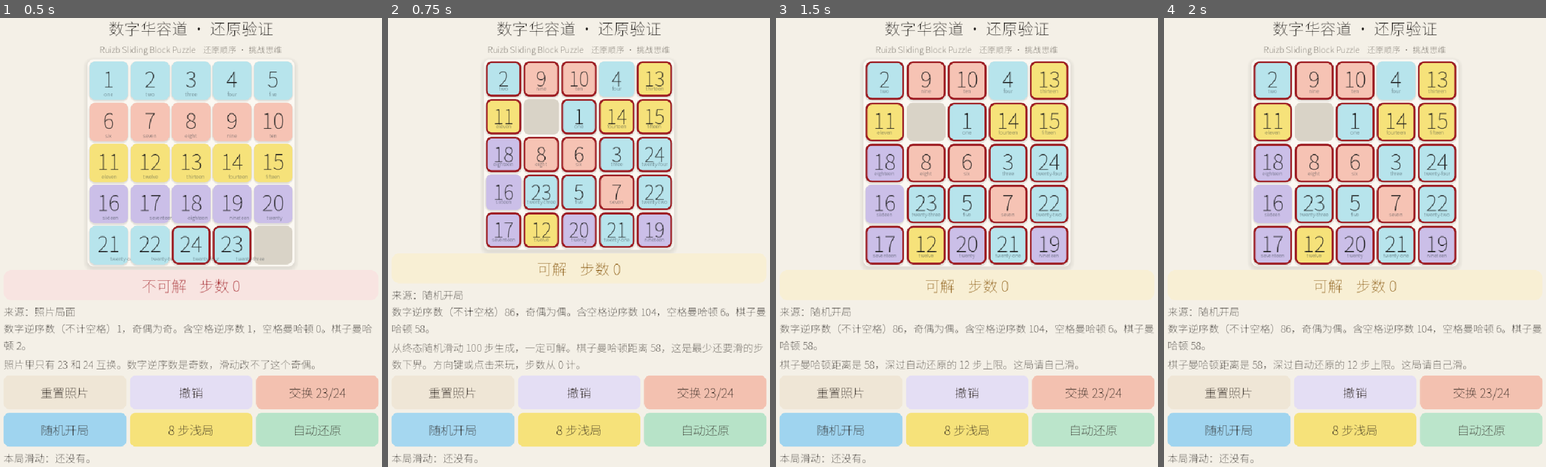
Above: before the commit, frames 1-4 (left to right).
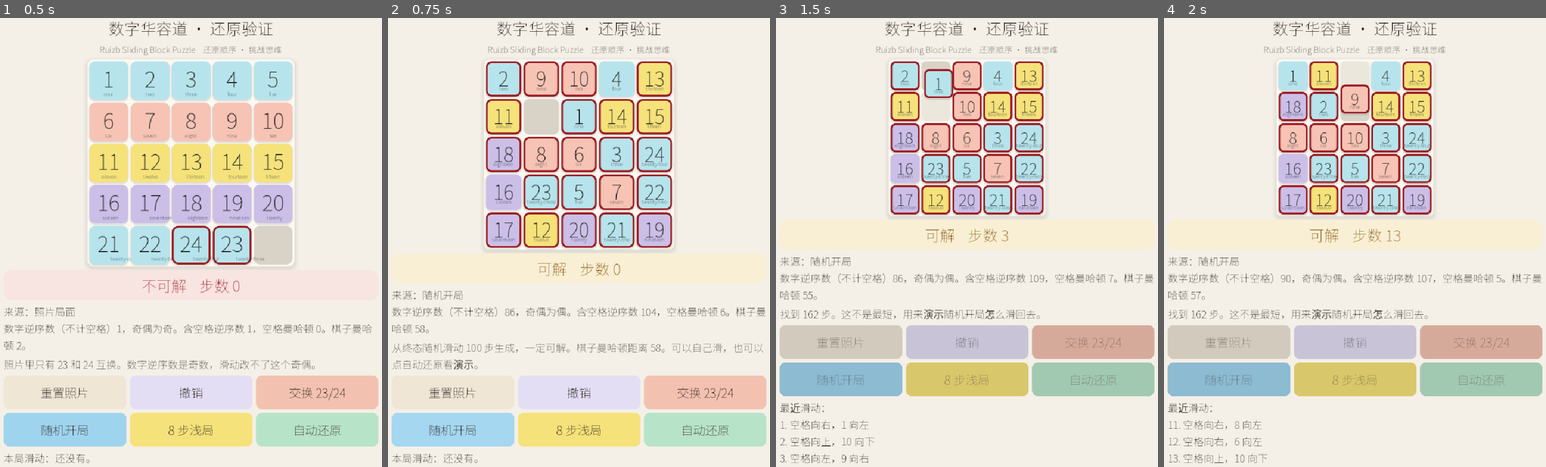
Above: after the commit, the same moments.

Repository: JeffGu98/huarongdao
Game: Godot game, scene res://main.tscn
The game is run twice, just before and just after one commit, with the same random seed, the same clock (stepped at 60 frames per second) and the same inputs.
Inputs:
- Up to frame 1 (0.5 s): no input
- Up to frame 2 (0.75 s): click "随机开局" at 0.5 s
- Up to frame 3 (1.5 s): click "自动还原" at 1.25 s
- Up to frame 4 (2 s): no input

Frame 1 is identical in both runs. In frame 2, 0.6% of the frame differs, in the area x 1-99%, y 72-79%; in frame 3, 45%; in frame 4, 46%, in the area x 0-100%, y 9-100%.

Commit message:
随机开局也能自动还原，发布 1.0.2。
浅局仍走最短解。更深的随机开局改为逐步归位并播放，照片局面继续拒绝。

Diff:
--- a/main.gd
+++ b/main.gd
@@ -492,7 +492,7 @@
 	history.clear()
 	source_text = "随机开局"
 	var distance := Puzzle.tile_manhattan(board)
-	note_text = "从终态随机滑动 100 步生成，一定可解。棋子曼哈顿距离 %d，这是最少还要滑的步数下界。方向键或点击来玩，步数从 0 计。" % distance
+	note_text = "从终态随机滑动 100 步生成，一定可解。棋子曼哈顿距离 %d。可以自己滑，也可以点自动还原看演示。" % distance
 	_place_tiles()
 	_refresh()
 
@@ -557,25 +557,28 @@
 		_refresh()
 		return
 	var lower_bound := Puzzle.tile_manhattan(board)
-	if lower_bound > 12:
-		note_text = "棋子曼哈顿距离是 %d，深过自动还原的 12 步上限。这局请自己滑。" % lower_bound
-		_refresh()
-		return
-	note_text = "正在搜索最短滑动步骤…"
+	var shortest := lower_bound <= 12
+	note_text = "正在搜索最短滑动步骤…" if shortest else "这局比较深，正在编排还原演示…"
 	_refresh()
 	busy = true
 	_set_buttons_disabled(true)
 	await get_tree().process_frame
 	await get_tree().process_frame
-	var result := Puzzle.solve(board, 14)
+	var result: Dictionary = Puzzle.solve(board, 14) if shortest else Puzzle.solve_demo(board)
+	if shortest and not result["ok"]:
+		result = Puzzle.solve_demo(board)
+		shortest = false
 	if not result["ok"]:
 		busy = false
-		note_text = "没有在上限内找到解（%s）。" % str(result["reason"])
+		note_text = "没有找到还原步骤（%s）。" % str(result["reason"])
 		_set_buttons_disabled(false)
 		_refresh()
 		return
 	var count: int = result["moves"].size()
-	note_text = "找到 %d 步，开始按最短解播放。" % count
+	if shortest:
+		note_text = "找到 %d 步最短解，开始播放。" % count
+	else:
+		note_text = "找到 %d 步。这不是最短，用来演示随机开局怎么滑回去。" % count
 	_refresh()
 	await _play_steps(result["moves"])
 	if Puzzle.is_solved(board):
@@ -588,10 +591,11 @@
 	var token := play_token
 	busy = true
 	_set_buttons_disabled(true)
+	var duration := 0.09 if steps.size() <= 24 else 0.045
 	for step in steps:
 		if token != play_token:
 			return
-		var moved := await _animate_step(int(step["dr"]), int(step["dc"]))
+		var moved := await _animate_step(int(step["dr"]), int(step["dc"]), duration)
 		if not moved:
 			note_text = "这一步会滑出棋盘，已停住。"
 			break
@@ -602,7 +606,7 @@
 	_refresh()
 
 
-func _animate_step(dr: int, dc: int) -> bool:
+func _animate_step(dr: int, dc: int, duration: float = 0.09) -> bool:
 	var blank := int(board.find(0))
 	var row := int(blank / Puzzle.N) + dr
 	var col := blank % Puzzle.N + dc
@@ -613,7 +617,7 @@
 	undo_stack.append(board.duplicate())
 	var button: Button = tiles[tile]
 	var tween := create_tween()
-	tween.tween_property(button, "position", _cell_origin(blank), 0.09).set_trans(Tween.TRANS_CUBIC).set_ease(Tween.EASE_OUT)
+	tween.tween_property(button, "position", _cell_origin(blank), duration).set_trans(Tween.TRANS_CUBIC).set_ease(Tween.EASE_OUT)
 	await tween.finished
 	board[blank] = tile
 	board[index] = 0
--- a/project.godot
+++ b/project.godot
@@ -12,7 +12,7 @@
 
 config/name="数字华容道"
 config/description="5×5 数字滑动拼图。照片局面用来验证可解性，随机开局可以玩。"
-config/version="1.0.1"
+config/version="1.0.2"
 run/main_scene="res://main.tscn"
 config/features=PackedStringArray("4.7", "Mobile")
 config/icon="res://icon.png"
--- a/puzzle.gd
+++ b/puzzle.gd
@@ -209,3 +209,273 @@
 		path_boards.pop_back()
 		path_moves.pop_back()
 	return minimum
+
+
+# 深局不求最短。按行、再按列把棋子送回原位，最后 2×2 用穷举。
+# 每行末尾两格、每列剩下的两格要一起归位，否则角上只剩一条窄路，棋子进不去。
+static func solve_demo(start: Array) -> Dictionary:
+	if not solvable(start):
+		return {"ok": false, "reason": "unsolvable", "moves": []}
+	if is_solved(start):
+		return {"ok": true, "reason": "already", "moves": []}
+	var board := start.duplicate()
+	var moves: Array = []
+	var frozen: Array = []
+	for row in range(N - 2):
+		for col in range(N - 2):
+			var tile := row * N + col + 1
+			var target := row * N + col
+			if not _place_one(board, moves, tile, target, frozen):
+				return {"ok": false, "reason": "stuck", "moves": []}
+			frozen.append(target)
+		var tile_a := row * N + (N - 1)
+		var tile_b := row * N + N
+		if not _place_two(board, moves, tile_a, row * N + N - 2, tile_b, row * N + N - 1, frozen):
+			return {"ok": false, "reason": "stuck", "moves": []}
+		frozen.append(row * N + N - 2)
+		frozen.append(row * N + N - 1)
+	for col in range(N - 2):
+		var upper := (N - 2) * N + col + 1
+		var lower := (N - 1) * N + col + 1
+		if not _place_two(board, moves, upper, (N - 2) * N + col, lower, (N - 1) * N + col, frozen):
+			return {"ok": false, "reason": "stuck", "moves": []}
+		frozen.append((N - 2) * N + col)
+		frozen.append((N - 1) * N + col)
+	var cells: Array = []
+	for row in [N - 2, N - 1]:
+		for col in [N - 2, N - 1]:
+			cells.append(row * N + col)
+	var corner: Variant = _bfs_region(board, cells)
+	if corner == null:
+		return {"ok": false, "reason": "stuck", "moves": []}
+	_apply_steps(board, moves, corner)
+	if not is_solved(board):
+		return {"ok": false, "reason": "stuck", "moves": []}
+	return {"ok": true, "reason": "demo", "moves": moves}
+
+
+static func _place_one(board: Array, moves: Array, tile: int, target: int, frozen: Array) -> bool:
+	if int(board[target]) == tile:
+		return true
+	var path: Variant = _bfs_one(board, tile, target, frozen)
+	if path == null:
+		return false
+	_apply_steps(board, moves, path)
+	return int(board[target]) == tile
+
+
+static func _place_two(board: Array, moves: Array, tile_a: int, target_a: int, tile_b: int, target_b: int, frozen: Array) -> bool:
+	if int(board[target_a]) == tile_a and int(board[target_b]) == tile_b:
+		return true
+	var path: Variant = _bfs_two(board, tile_a, target_a, tile_b, target_b, frozen)
+	if path == null:
+		return false
+	_apply_steps(board, moves, path)
+	return int(board[target_a]) == tile_a and int(board[target_b]) == tile_b
+
+
+static func _apply_steps(board: Array, moves: Array, path: Array) -> void:
+	for step in path:
+		var dr := int(step["dr"])
+		var dc := int(step["dc"])
+		var tile := move_blank(board, dr, dc)
+		moves.append({
+			"dr": dr,
+			"dc": dc,
+			"tile": tile,
+			"name": _dir_label(dr, dc),
+		})
+
+
+static func _dir_label(dr: int, dc: int) -> String:
+	if dr < 0:
+		return "上"
+	if dr > 0:
+		return "下"
+	if dc < 0:
+		return "左"
+	return "右"
+
+
+static func _blocked(frozen: Array) -> PackedByteArray:
+	var blocked := PackedByteArray()
+	blocked.resize(N * N)
+	for cell in frozen:
+		blocked[int(cell)] = 1
+	return blocked
+
+
+static func _encode_step(dr: int, dc: int) -> int:
+	return (dr + 1) * 3 + (dc + 1)
+
+
+static func _decode_step(code: int) -> Dictionary:
+	return {"dr": int(code / 3) - 1, "dc": code % 3 - 1}
+
+
+static func _walk_back(parent: Dictionary, step_of: Dictionary, found: int, start: int) -> Array:
+	var path: Array = []
+	var cur := found
+	while cur != start:
+		path.append(_decode_step(int(step_of[cur])))
+		cur = int(parent[cur])
+	path.reverse()
+	return path
+
+
+static func _bfs_one(board: Array, tile: int, target: int, frozen: Array) -> Variant:
+	var blocked := _blocked(frozen)
+	var span := N * N
+	var start := int(board.find(tile)) * span + blank_index(board)
+	if int(board.find(tile)) == target:
+		return []
+	var queue: Array = [start]
+	var parent := {start: -1}
+	var step_of := {}
+	var head := 0
+	var found := -1
+	while head < queue.size():
+		var state: int = queue[head]
+		head += 1
+		var tile_pos := int(state / span)
+		var blank_pos := state % span
+		if tile_pos == target:
+			found = state
+			break
+		var row := int(blank_pos / N)
+		var col := blank_pos % N
+		for direction in DIRS:
+			var next_row: int = row + int(direction["dr"])
+			var next_col: int = col + int(direction["dc"])
+			if next_row < 0 or next_row >= N or next_col < 0 or next_col >= N:
+				continue
+			var index := next_row * N + next_col
+			if blocked[index] != 0:
+				continue
+			var next_tile := tile_pos
+			var next_blank := index
+			if index == tile_pos:
+				next_tile = blank_pos
+				next_blank = tile_pos
+			var nxt := next_tile * span + next_blank
+			if parent.has(nxt):
+				continue
+			parent[nxt] = state
+			step_of[nxt] = _encode_step(int(direction["dr"]), int(direction["dc"]))
+			queue.append(nxt)
+	if found < 0:
+		return null
+	return _walk_back(parent, step_of, found, start)
+
+
+static func _bfs_two(board: Array, tile_a: int, target_a: int, tile_b: int, target_b: int, frozen: Array) -> Variant:
+	var blocked := _blocked(frozen)
+	var span := N * N
+	var pos_a := int(board.find(tile_a))
+	var pos_b := int(board.find(tile_b))
+	var start := (pos_a * span + pos_b) * span + blank_index(board)
+	if pos_a == target_a and pos_b == target_b:
+		return []
+	var queue: Array = [start]
+	var parent := {start: -1}
+	var step_of := {}
+	var head := 0
+	var found := -1
+	while head < queue.size():
+		var state: int = queue[head]
+		head += 1
+		var blank_pos := state % span
+		var rest := int(state / span)
+		var at_b := rest % span
+		var at_a := int(rest / span)
+		if at_a == target_a and at_b == target_b:
+			found = state
+			break
+		var row := int(blank_pos / N)
+		var col := blank_pos % N
+		for direction in DIRS:
+			var next_row: int = row + int(direction["dr"])
+			var next_col: int = col + int(direction["dc"])
+			if next_row < 0 or next_row >= N or next_col < 0 or next_col >= N:
+				continue
+			var index := next_row * N + next_col
+			if blocked[index] != 0:
+				continue
+			var next_a := at_a
+			var next_b := at_b
+			var next_blank := index
+			if index == at_a:
+				next_a = blank_pos
+				next_blank = at_a
+			elif index == at_b:
+				next_b = blank_pos
+				next_blank = at_b
+			var nxt := (next_a * span + next_b) * span + next_blank
+			if parent.has(nxt):
+				continue
+			parent[nxt] = state
+			step_of[nxt] = _encode_step(int(direction["dr"]), int(direction["dc"]))
+			queue.append(nxt)
+	if found < 0:
+		return null
+	return _walk_back(parent, step_of, found, start)
+
+
+static func _bfs_region(board: Array, cells: Array) -> Variant:
+	var base := N * N
+	var slot_of := {}
+	var goal := 0
+	var start := 0
+	for index in range(cells.size()):
+		var cell := int(cells[index])
+		slot_of[cell] = index
+		var goal_value := 0 if cell == N * N - 1 else cell + 1
+		goal = goal * base + goal_value
+		start = start * base + int(board[cell])
+	if start == goal:
+		return []
+	var queue: Array = [start]
+	var parent := {start: -1}
+	var step_of := {}
+	var head := 0
+	var found := -1
+	while head < queue.size():
+		var state: int = queue[head]
+		head += 1
+		if state == goal:
+			found = state
+			break
+		var values: Array = []
+		values.resize(cells.size())
+		var temp := state
+		for index in range(cells.size() - 1, -1, -1):
+			values[index] = temp % base
+			temp = int(temp / base)
+		var blank_slot := values.find(0)
+		var cell := int(cells[blank_slot])
+		var row := int(cell / N)
+		var col := cell % N
+		for direction in DIRS:
+			var next_row: int = row + int(direction["dr"])
+			var next_col: int = col + int(direction["dc"])
+			if next_row < 0 or next_row >= N or next_col < 0 or next_col >= N:
+				continue
+			var neighbor := next_row * N + next_col
+			if not slot_of.has(neighbor):
+				continue
+			var other: int = slot_of[neighbor]
+			var swapped := values.duplicate()
+			var tmp = swapped[blank_slot]
+			swapped[blank_slot] = swapped[other]
+			swapped[other] = tmp
+			var nxt := 0
+			for value in swapped:
+				nxt = nxt * base + int(value)
+			if parent.has(nxt):
+				continue
+			parent[nxt] = state
+			step_of[nxt] = _encode_step(int(direction["dr"]), int(direction["dc"]))
+			queue.append(nxt)
+	if found < 0:
+		return null
+	return _walk_back(parent, step_of, found, start)
--- a/selftest.gd
+++ b/selftest.gd
@@ -174,6 +174,17 @@
 	if Puzzle.tile_manhattan(deal) < 8:
 		push_error("随机开局太浅：%d" % Puzzle.tile_manhattan(deal))
 		return false
+	if not _demo_replays(deal):
+		return false
+	var photo_demo := Puzzle.solve_demo(photo)
+	if photo_demo["ok"] or str(photo_demo["reason"]) != "unsolvable":
+		push_error("照片局面被演示解接受了")
+		return false
+	for seed in [0, 7]:
+		var extra := RandomNumberGenerator.new()
+		extra.seed = seed
+		if not _demo_replays(Puzzle.shuffled_board(100, extra)):
+			return false
 
 	var rng := RandomNumberGenerator.new()
 	rng.seed = 2
@@ -211,6 +222,30 @@
 	return true
 
 
+func _demo_replays(start: Array) -> bool:
+	var started_us := Time.get_ticks_usec()
+	var demo := Puzzle.solve_demo(start)
+	var elapsed_ms := (Time.get_ticks_usec() - started_us) / 1000.0
+	if not demo["ok"]:
+		push_error("随机开局没有演示解：%s" % str(demo["reason"]))
+		return false
+	var count: int = demo["moves"].size()
+	if count < 20 or count > 600:
+		push_error("演示步数异常：%d" % count)
+		return false
+	var replay := start.duplicate()
+	for move in demo["moves"]:
+		var tile := Puzzle.move_blank(replay, int(move["dr"]), int(move["dc"]))
+		if tile != int(move["tile"]):
+			push_error("演示步骤和盘面不一致")
+			return false
+	if not Puzzle.is_solved(replay):
+		push_error("演示回放没有回到终态")
+		return false
+	print("DEMO_OK steps=%d ms=%.1f" % [count, elapsed_ms])
+	return true
+
+
 func _parity_holds(start: Array, expect_solvable: bool) -> bool:
 	var board := start.duplicate()
 	var rng := RandomNumberGenerator.new()
Not shown, changed: export_presets.cfg
Not shown, changed: 还原步骤.md
